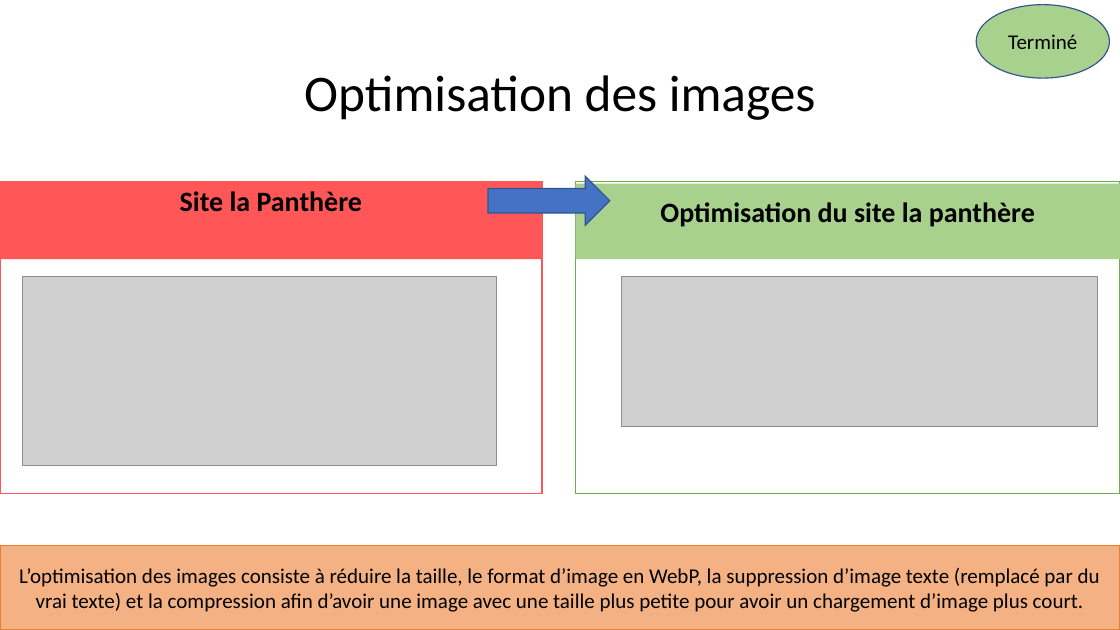
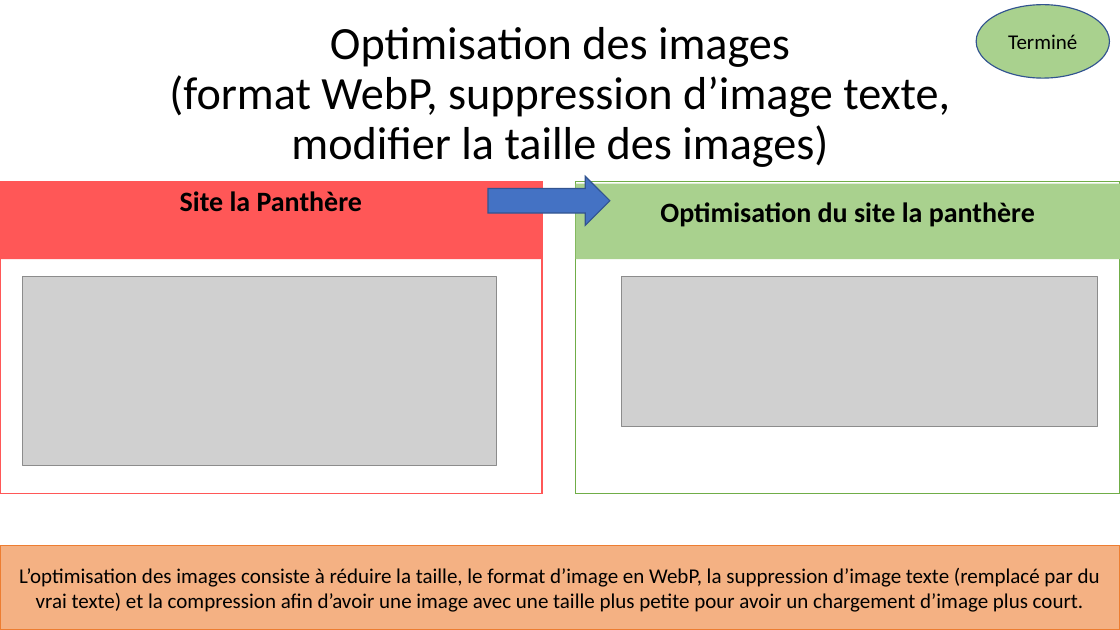
Before and after one commit to LimDavid458/la-panthere-optimise, a slide deck: slide 15 of rapport-seo.pptx (slide 12 before the commit). Drawn at 1120x630 pixels with LibreOffice and Linux fonts; fonts in the diff are those of the drawing; grey boxes stand for pictures. Boxes give left, top, right and bottom in pixels: in the first picture for what was removed or moved away, otherwise in the second. Text is boxed around its words. In the diff, an @@ line names an element or a change of style, - is before the commit and + after.

```diff
--- a/rapport-seo.pptx
+++ b/rapport-seo.pptx
@@ title at bbox=[169, 27, 950, 167]: text changed; size 44 to 39.6 pt @@
-Optimisation des images
+Optimisation des images
+(format WebP, suppression d’image texte, modifier la taille des images)
```
Also in this commit, not shown: 5 other slides changed, 4 slides added, 2 other files.
